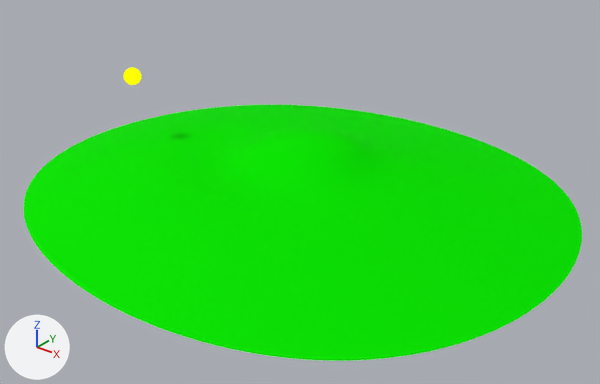
One commit to the Blender file index_files/wallpaper001.blend: the scene before it, then after it.
Rendered twice from a camera (50 mm lens) standing at (1.573, -1.999, 2.271) and looking at (0.029, -0.069, 1.074). Arrows for +X, +Y and +Z are at lower left; the lights stay in place.
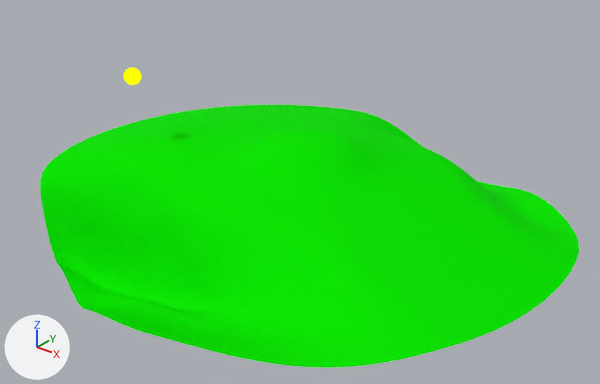
Edits to the scene script, one JSON object a line:
```json
{"block": "me_cube", "where": "# used by ob_cube; location = (0.0, 0.0, 0.0)"}
{"op": "remove", "block": "me_cube", "code": "me_cube.from_pydata(...)  # 3873 vertices, 3840 faces; spans x -0.89..0.89, y -0.9..0.89, z 1.0..1.24"}
{"op": "add", "block": "me_cube", "code": "me_cube.from_pydata(...)  # 3873 vertices, 3840 faces; spans x -0.89..0.89, y -0.86..0.87, z 0.79..1.24"}
{"block": "me_cube", "change": "me_cube part 1: 556 of 3873 vertices moved; they spanned x -0.73..0.73, y -0.9..-0.25, z 1.02..1.18 and now span x -0.73..0.74, y -0.86..-0.25, z 0.79..1.17; mean shift (0.01, 0.04, -0.09); largest move (-0.37, -0.69, 1.13) -> (-0.35, -0.58, 0.79)"}
{"block": "me_cube", "change": "me_cube part 2: 255 of 3873 vertices moved; they spanned x -0.27..0.86, y 0.21..0.89, z 1.0..1.09 and now span x -0.27..0.86, y 0.21..0.87, z 0.84..1.09; mean shift (-0.01, -0.01, -0.06); largest move (0.17, 0.82, 1.01) -> (0.15, 0.79, 0.85)"}
```

Changed parts and their boxes (x1, y1, x2, y2) in the pictures (600 x 384 px; the box of a moved part takes in the faces that stretch with it):
```json
{"object": "Cube", "change": "reshaped", "before": [23, 105, 582, 361], "after": [40, 105, 579, 368]}
{"part": 1, "of": "me_cube", "change": "moved or reshaped", "before": [23, 141, 448, 361], "after": [40, 141, 447, 368]}
{"part": 2, "of": "me_cube", "change": "moved or reshaped", "before": [348, 111, 582, 264], "after": [349, 111, 579, 265]}
```
